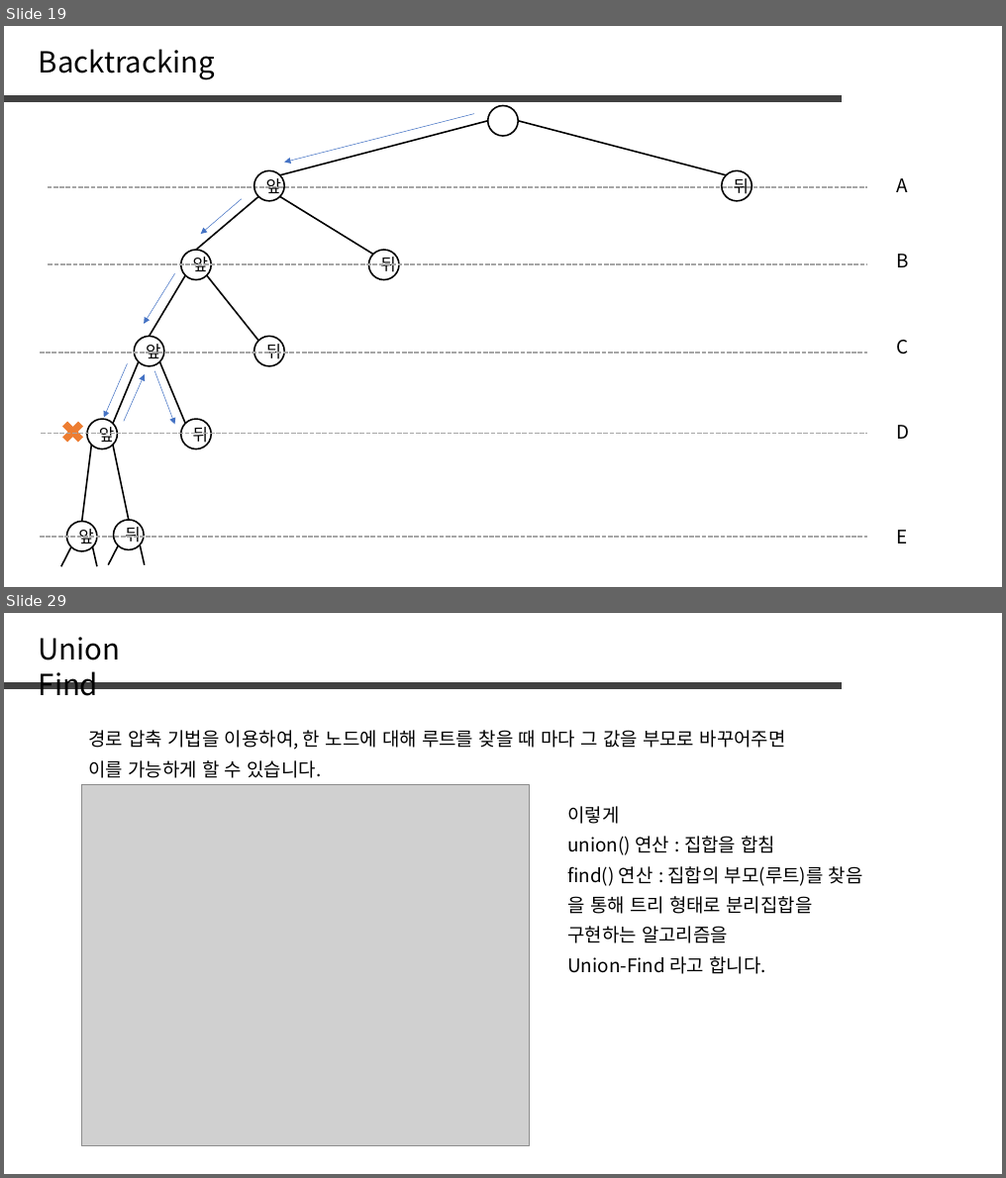
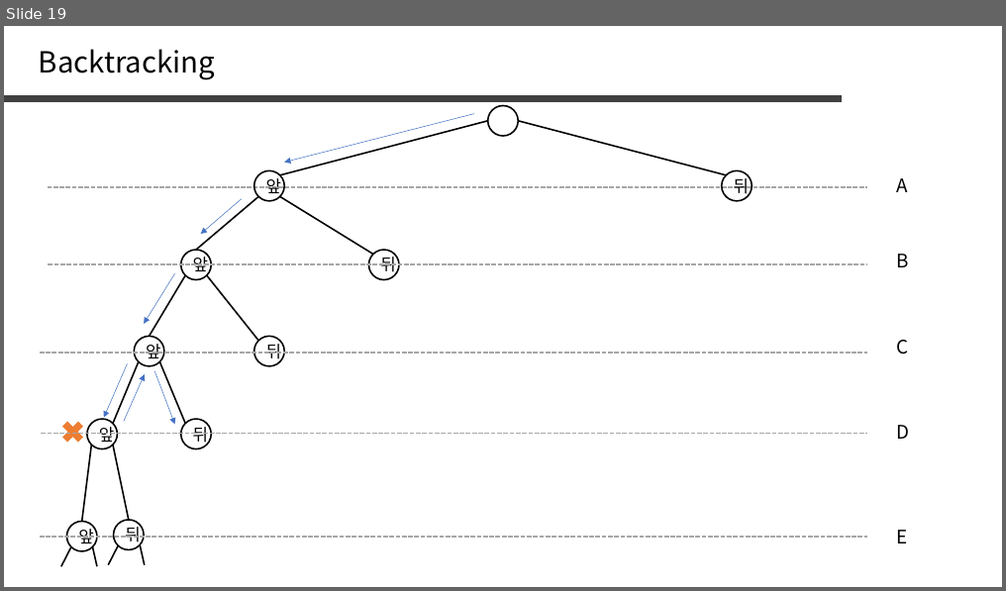
Before and after one commit to jaehoo1/PS-study, a slide deck: study/11_Recursion, Backtracking.pptx. Shown one above the other, each under a label of ours: slides 19 and 29 before the commit, slide 19 after it; the slides between them are not shown. The pictures are 1006x1178 and 1006x591 pixels, drawn with LibreOffice and Linux fonts; fonts in the diff are those of the drawing; grey boxes stand for pictures. Boxes give left, top, right and bottom in pixels: in the first picture for what was removed or moved away, otherwise in the second. Text is boxed around its words. In the diff, an @@ line names an element or a change of style, - is before the commit and + after.

```diff
--- a/study/11_Recursion, Backtracking.pptx
+++ b/study/11_Recursion, Backtracking.pptx
@@ slide 29 removed at [4, 613, 1002, 1174], background #FFFFFF @@
@@ text removed at [39, 637, 121, 696] @@
-Union Find
@@ line removed from (4, 685) to (843, 685) @@
@@ text removed at [88, 730, 786, 750] @@
-경로 압축 기법을 이용하여, 한 노드에 대해 루트를 찾을 때 마다 그 값을 부모로 바꾸어주면
@@ text removed at [88, 761, 322, 778] @@
-이를 가능하게 할 수 있습니다.
@@ picture removed at [81, 784, 529, 1146] @@
@@ text removed at [567, 806, 619, 824] @@
-이렇게
@@ text removed at [567, 836, 776, 856] @@
-union() 연산 : 집합을 합침
@@ text removed at [567, 866, 863, 886] @@
-find() 연산 : 집합의 부모(루트)를 찾음
@@ text removed at [567, 896, 813, 914] @@
-을 통해 트리 형태로 분리집합을
@@ text removed at [567, 926, 728, 944] @@
-구현하는 알고리즘을
@@ text removed at [567, 957, 765, 974] @@
-Union-Find 라고 합니다.
```
Also in this commit, not shown: 2 slides changed, 11 slides added, 27 other slides removed.
